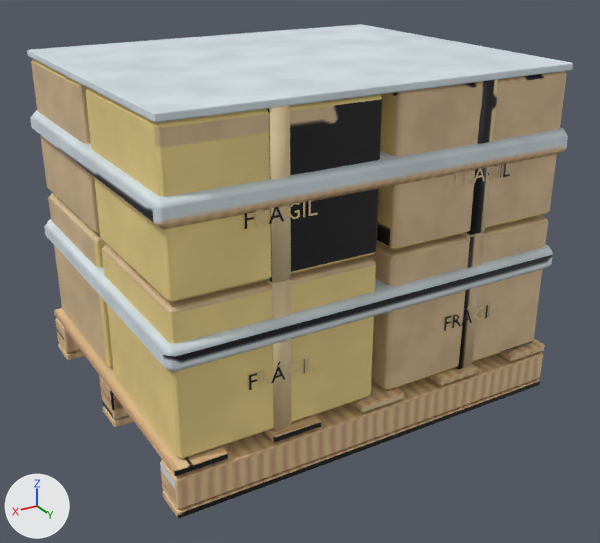
One commit to the FBX model unity/CheckoutSimulator/Assets/Resources/EventProps2/Ofertas_PalletStack.fbx: the scene before it, then after it.
Camera for both pictures: a 50 mm camera at (1.172, 2.019, 1.331) aimed at (0.0, 0.066, 0.355). The axes (+X, +Y, +Z) are drawn at lower left. The lights are the same throughout. The older version comes first. Where no turn or scale is listed for an object, it has been applied to the vertices. Vertices at exactly the same position are counted once.

Script lines for the objects in view, before the commit:
```python
me_cube_504 = bpy.data.meshes.new('Cube.504')
me_cube_504.from_pydata(...)  # 924 vertices, 922 faces; spans x -0.6..0.6, y -0.5..0.5, z 0.0..0.974
me_cube_504.materials.append(mat_ofertas_palletstack_mat)  # picture img_ofertas_palletstack_basecolor_png
ob_ofertas_palletstack = bpy.data.objects.new('Ofertas_PalletStack', me_cube_504)
ob_ofertas_palletstack.location = (0.0, 0.0, 0.0)
```
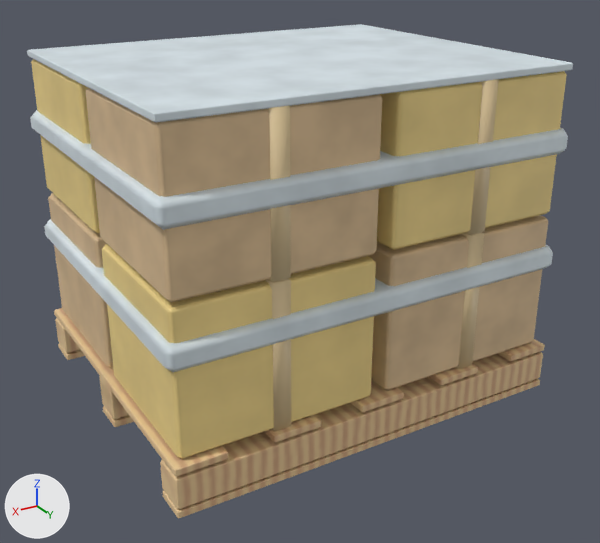
Pixel boxes [x1, y1, x2, y2] of what changed, in the pictures (600 x 543 px):
part 1 of me_cube_504, deleted: before [245, 163, 510, 390]
part 2 of me_cube_504, surface changed: [31, 61, 567, 518] in both

The edits, one by one:
me_cube_504 is used by ob_ofertas_palletstack; location (0.0, 0.0, 0.0).
me_cube_504 had 924 vertices, 922 faces and spanned x -0.6..0.6, y -0.5..0.5, z 0.0..0.974.
me_cube_504 now has 664 vertices, 698 faces and spans x -0.6..0.6, y -0.5..0.5, z 0.0..0.974.
me_cube_504 part 1: 24 loose pieces with 260 vertices, spanning x -0.396..0.392, y 0.484, z 0.285..0.748, are deleted.
me_cube_504 part 2: 636 kept faces spanning x -0.6..0.6, y -0.5..0.5, z 0.0..0.974 get new texture (UV) coordinates.
